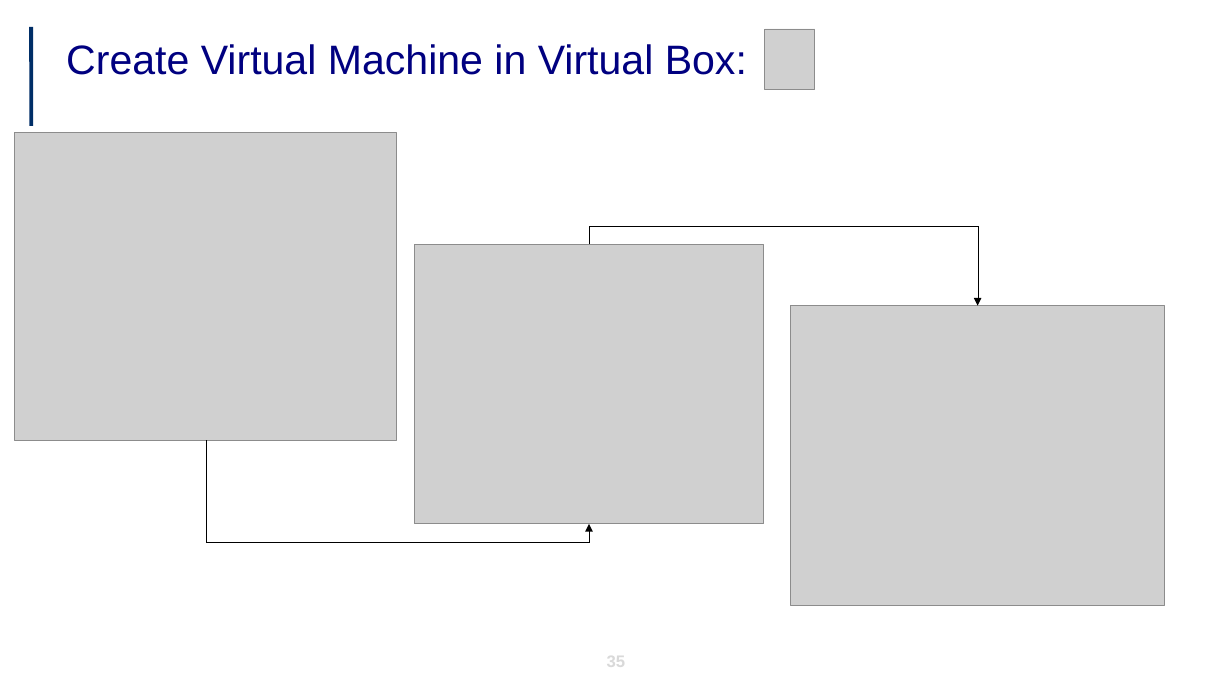
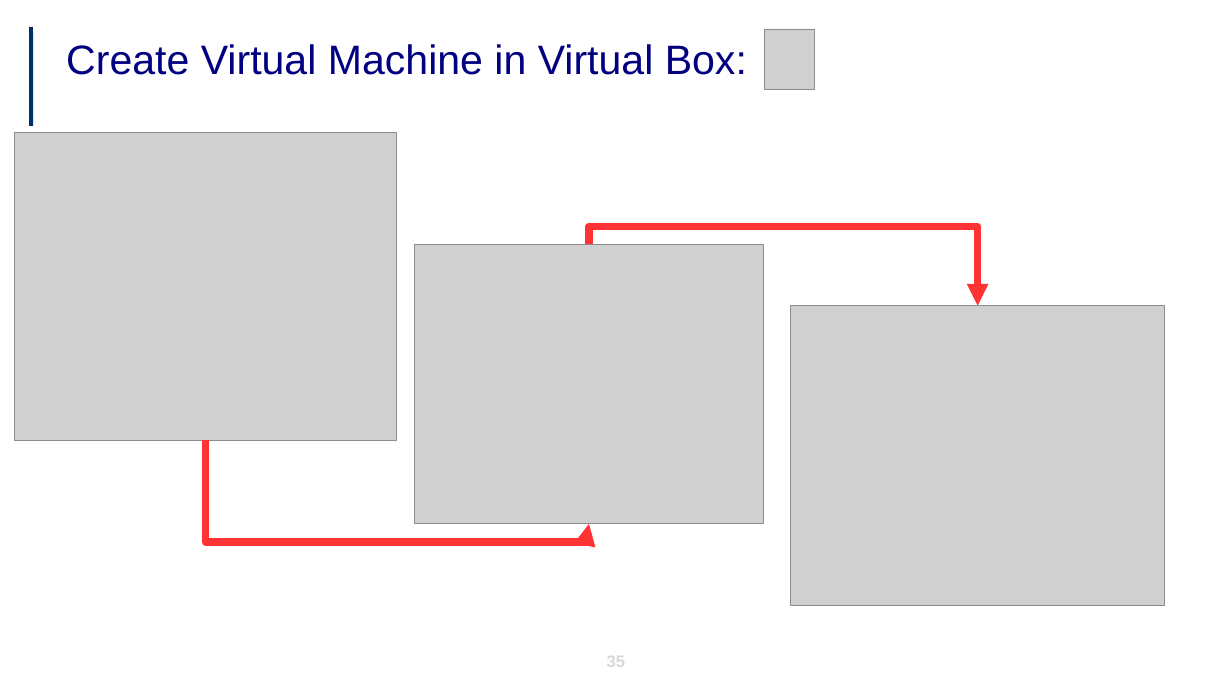
Before and after one commit to jicarretero/SummitMalaga2017, a slide deck: slide 35 of FiwareUtrecht.odp. Drawn at 1232x693 pixels with LibreOffice and Linux fonts; fonts in the diff are those of the drawing; grey boxes stand for pictures; background and template pictures are left out. Boxes give left, top, right and bottom in pixels: in the first picture for what was removed or moved away, otherwise in the second. Text is boxed around its words. In the diff, an @@ line names an element or a change of style, - is before the commit and + after.

```diff
--- a/FiwareUtrecht.odp
+++ b/FiwareUtrecht.odp
@@ elbow arrow (589, 244) - (978, 306): stroke #000000 0 pt to #FF3333 5.67 pt @@
@@ elbow arrow (206, 440) - (589, 524): stroke #000000 0 pt to #FF3333 5.67 pt @@
```
Also in this commit, not shown: 2 other slides changed, 6 slides added, 5 slides removed, 2 other files.
